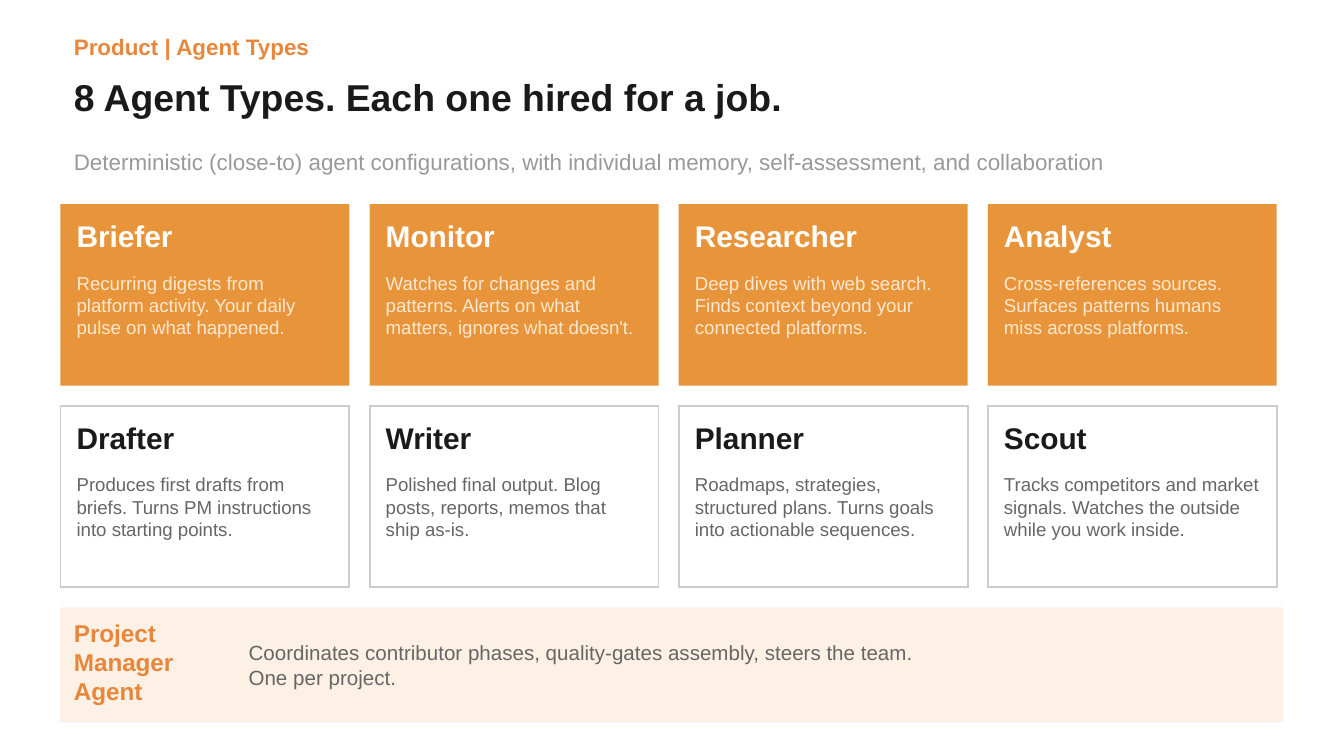
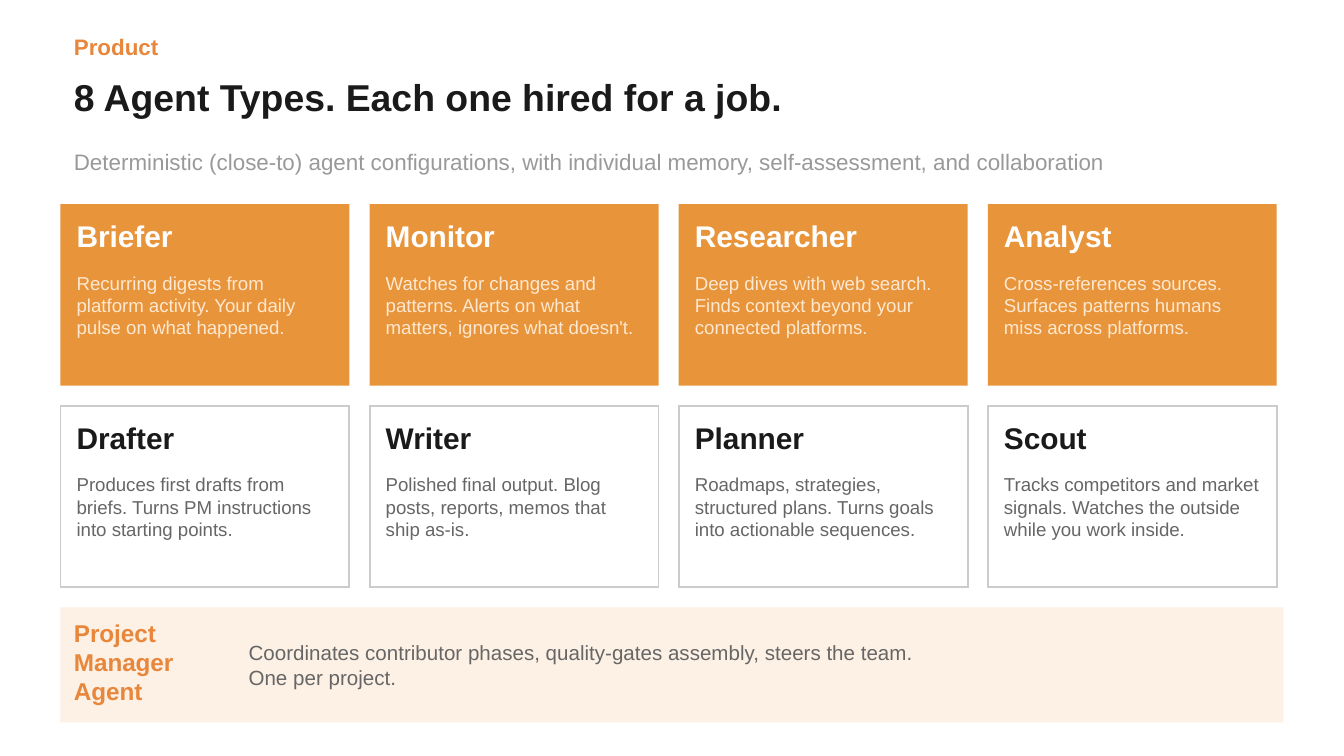
Before and after one commit to Kvkthecreator/yarnnnn, a slide deck: slide 9 of docs/working_docs/investors/IR Deck - yarnnn - March 2026 v5.pptx (slide 7 before the commit). Drawn at 1344x756 pixels with LibreOffice and Linux fonts; fonts in the diff are those of the drawing. Boxes give left, top, right and bottom in pixels: in the first picture for what was removed or moved away, otherwise in the second. Text is boxed around its words. In the diff, an @@ line names an element or a change of style, - is before the commit and + after.

```diff
--- a/docs/working_docs/investors/IR Deck - yarnnn - March 2026 v5.pptx
+++ b/docs/working_docs/investors/IR Deck - yarnnn - March 2026 v5.pptx
@@ text at box(74, 38, 158, 55): text changed @@
-Product | Agent Types
+Product
```
Also in this commit, not shown: 6 other slides changed, 2 slides added.
